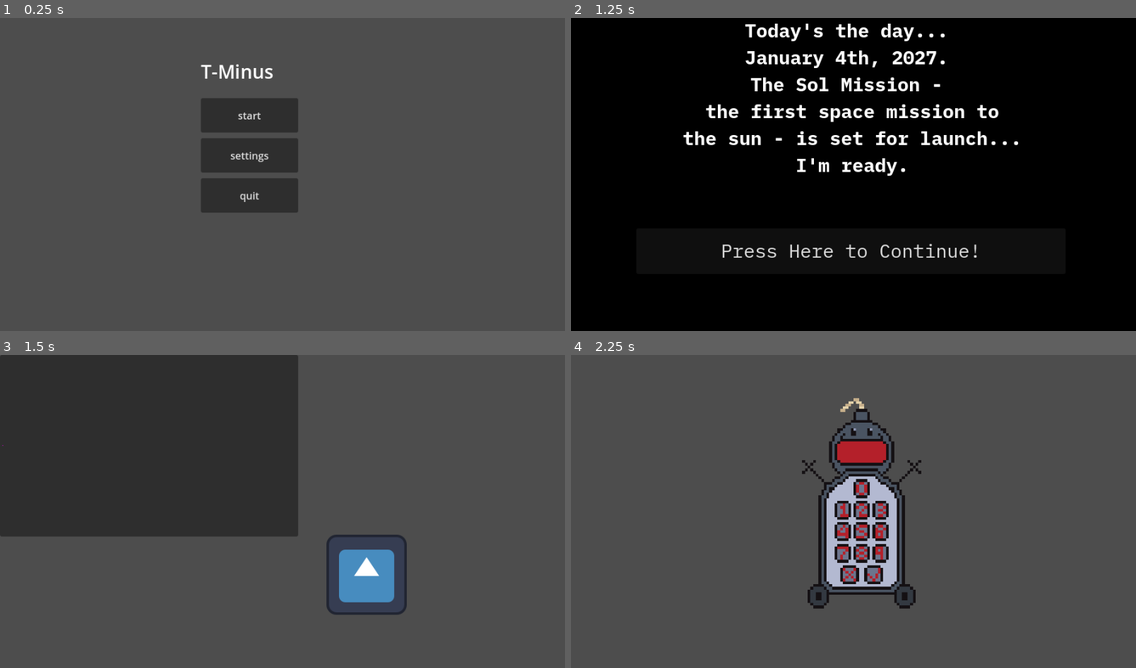
Above: before the commit, frames 1-4 (two rows, left to right).
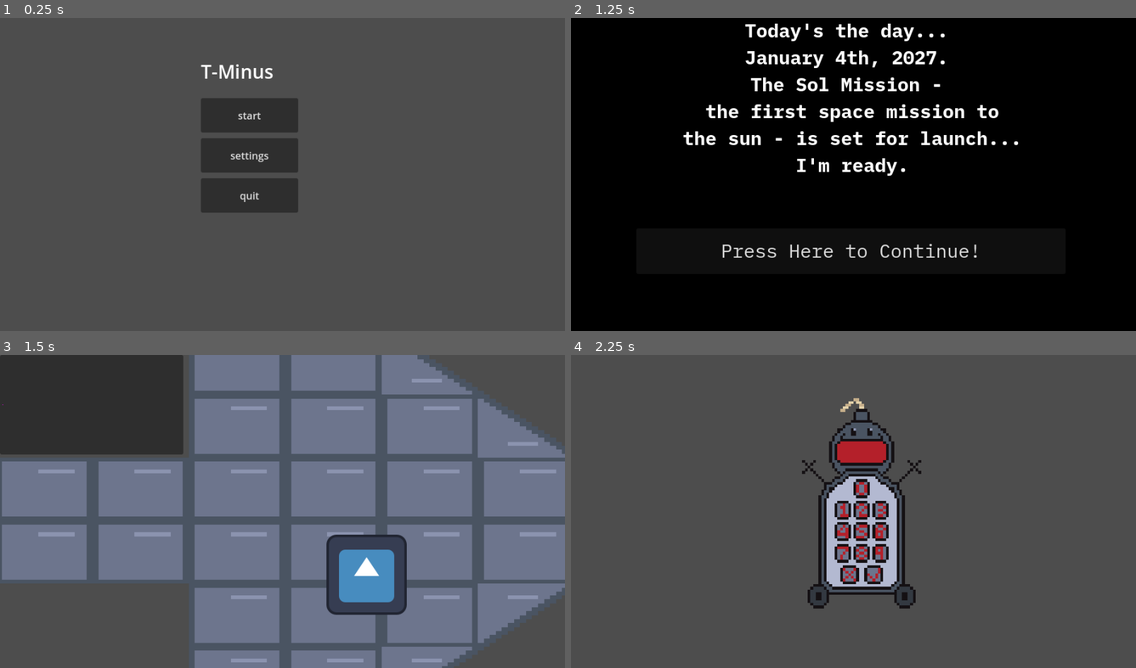
Above: after the commit, the same moments.

Repository: TheMillsheistyoftheEast/T-Minus
Game: Godot game, scene res://scenes/menu.tscn
Same seed, same stepped clock (60 frames per second), same inputs: the game is played once before the commit and once after it. The engine's default icon, where the game draws it, is replaced by a stand-in: a white triangle on a blue panel in a dark square.
Inputs (mouse positions are in pixels of both pictures, inside the frame that each line leads up to; where the layout moved, square brackets give the same spot in the first picture):
- Up to frame 1 (0.25 s): no input
- Up to frame 2 (1.25 s): click "start" at 0.5 s
- Up to frame 3 (1.5 s): click "Press Here to Continue!" at 1.25 s
- Up to frame 4 (2.25 s): click (661, 405) [717, 445] at 2 s

Frames 1-2 are identical in both runs. In frame 3, 61% of the frame differs, in the area x 0-100%, y 0-100%; in frame 4, nothing differs.

Commit message:
Update find_bomb_game.tscn

Diff:
--- a/scenes/find_bomb_game.tscn
+++ b/scenes/find_bomb_game.tscn
@@ -1,6 +1,7 @@
-[gd_scene load_steps=8 format=3 uid="uid://cm4j538svw1ii"]
+[gd_scene load_steps=12 format=3 uid="uid://cm4j538svw1ii"]
 
 [ext_resource type="PackedScene" uid="uid://b64qwuek2uxlt" path="res://scenes/character.tscn" id="1_gwuab"]
+[ext_resource type="Texture2D" uid="uid://7yr4jq2sns1f" path="res://Assets/CockpitFloor.png" id="2_ijl5l"]
 
 [sub_resource type="PlaceholderTexture2D" id="PlaceholderTexture2D_gwuab"]
 
@@ -15,22 +16,38 @@
 size = Vector2(246, 500)
 
 [sub_resource type="RectangleShape2D" id="RectangleShape2D_ijl5l"]
-size = Vector2(158, 501)
+size = Vector2(158, 669)
+
+[sub_resource type="SegmentShape2D" id="SegmentShape2D_ijl5l"]
+a = Vector2(590, -45)
+b = Vector2(918, 160)
+
+[sub_resource type="SegmentShape2D" id="SegmentShape2D_8maam"]
+a = Vector2(585, 582)
+b = Vector2(926, 352)
 
 [sub_resource type="RectangleShape2D" id="RectangleShape2D_8maam"]
-size = Vector2(1009, 46)
+size = Vector2(414.75, 251)
 
 [sub_resource type="RectangleShape2D" id="RectangleShape2D_vu7lq"]
-size = Vector2(953.5, 162)
+size = Vector2(327.75, 249)
+
+[sub_resource type="RectangleShape2D" id="RectangleShape2D_2ukhv"]
+size = Vector2(813, 185)
 
 [node name="Find Bomb Game" type="Node2D"]
+
+[node name="CockpitFloor" type="Sprite2D" parent="."]
+position = Vector2(459, 230)
+scale = Vector2(9.59149, 6.29243)
+texture = ExtResource("2_ijl5l")
 
 [node name="character" parent="." instance=ExtResource("1_gwuab")]
 position = Vector2(586, 417)
 
 [node name="Button" type="Button" parent="."]
-offset_right = 475.0
-offset_bottom = 290.0
+offset_right = 292.0
+offset_bottom = 159.0
 icon = SubResource("PlaceholderTexture2D_gwuab")
 script = SubResource("GDScript_gwuab")
 
@@ -41,17 +58,31 @@
 shape = SubResource("RectangleShape2D_gwuab")
 
 [node name="CollisionShape2D2" type="CollisionShape2D" parent="Walls"]
-position = Vector2(982, 253.5)
+position = Vector2(982, 337.5)
 shape = SubResource("RectangleShape2D_ijl5l")
+
+[node name="CollisionShape2D3" type="CollisionShape2D" parent="Walls"]
+shape = SubResource("SegmentShape2D_ijl5l")
+
+[node name="CollisionShape2D4" type="CollisionShape2D" parent="Walls"]
+shape = SubResource("SegmentShape2D_8maam")
 
 [node name="Up and Down" type="StaticBody2D" parent="."]
 
 [node name="CollisionShape2D" type="CollisionShape2D" parent="Up and Down"]
-position = Vector2(464, -16)
+position = Vector2(90.25, 37.5)
+shape = SubResource("RectangleShape2D_8maam")
+
+[node name="CollisionShape2D4" type="CollisionShape2D" parent="Up and Down"]
+position = Vector2(494.625, -160)
 shape = SubResource("RectangleShape2D_8maam")
 
 [node name="CollisionShape2D2" type="CollisionShape2D" parent="Up and Down"]
-position = Vector2(463, 582)
+position = Vector2(144.125, 489.5)
 shape = SubResource("RectangleShape2D_vu7lq")
 
+[node name="CollisionShape2D3" type="CollisionShape2D" parent="Up and Down"]
+position = Vector2(667.5, 652)
+shape = SubResource("RectangleShape2D_2ukhv")
+
 [connection signal="pressed" from="Button" to="Button" method="_on_pressed"]
